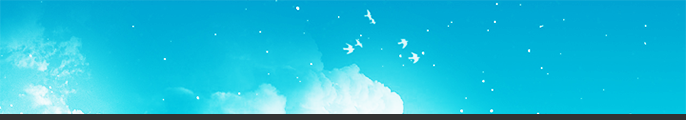
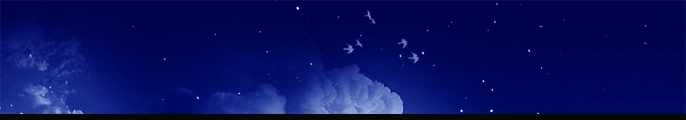
Layers edited between the first and the second 686px x 120px image:
painted on "Rectangle 1", unmasked it over [0, 0, 686, 120]
removed layer "Layer 1" over [0, 0, 686, 120]
